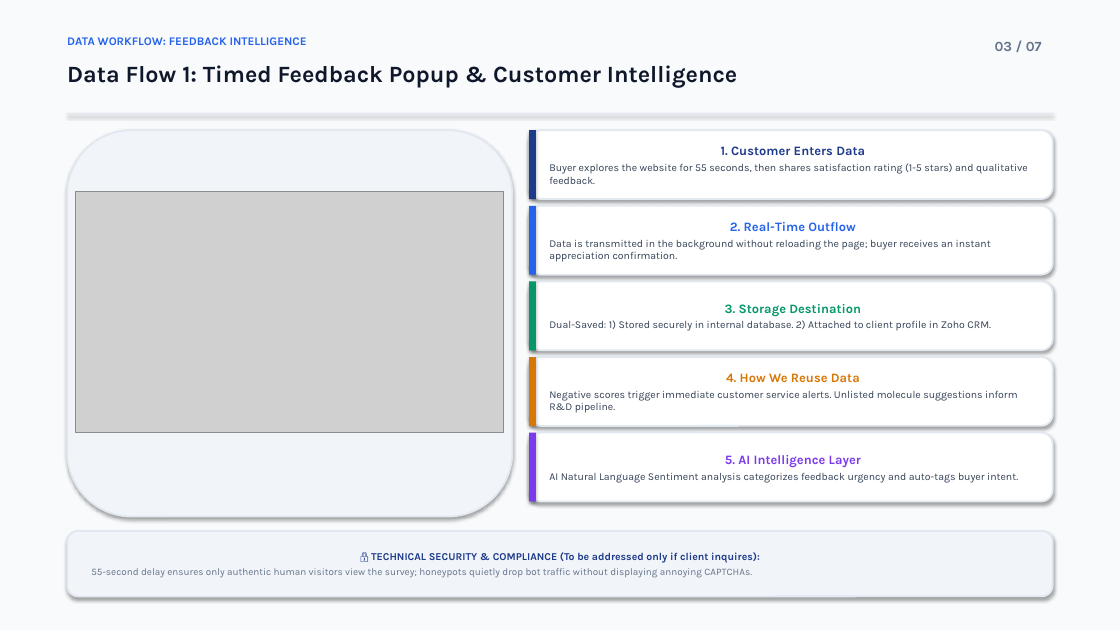
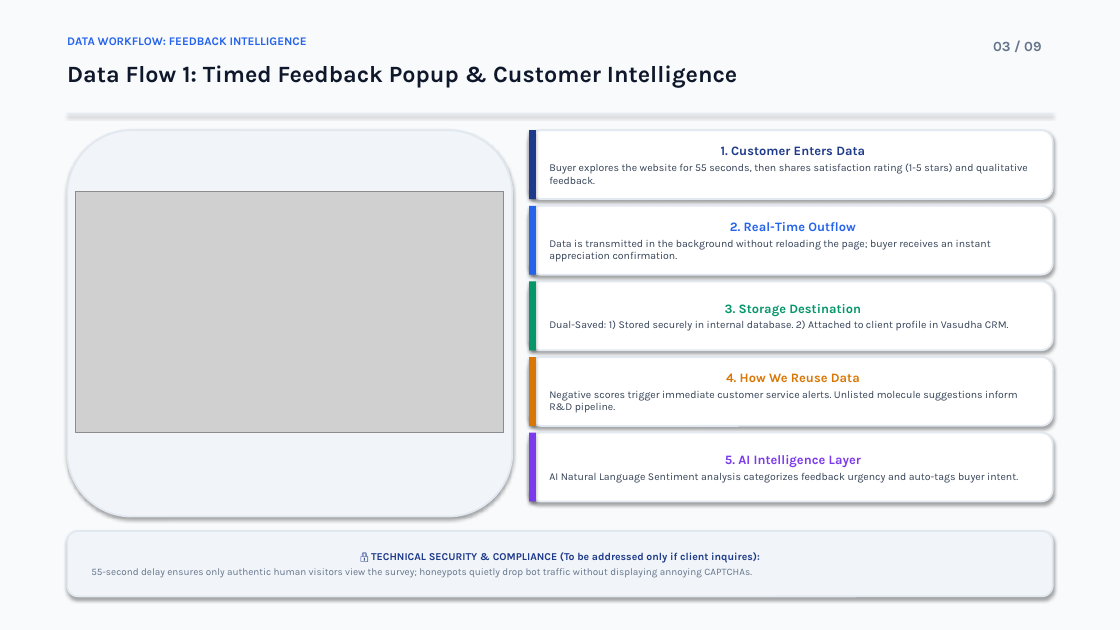
Before and after one commit to saikrishna-bethamcharla/vasudhapharma-green, a slide deck: slide 3 of Vasudha_Pharma_Corporate_Presentation.pptx. Drawn at 1120x630 pixels with LibreOffice and Linux fonts; fonts in the diff are those of the drawing; grey boxes stand for pictures. Boxes give left, top, right and bottom in pixels: in the first picture for what was removed or moved away, otherwise in the second. Text is boxed around its words. In the diff, an @@ line names an element or a change of style, - is before the commit and + after.

```diff
--- a/Vasudha_Pharma_Corporate_Presentation.pptx
+++ b/Vasudha_Pharma_Corporate_Presentation.pptx
@@ text at (993,42,1041,51): text changed @@
-03 / 07
+03 / 09
@@ text in rounded rectangle at (549,320,1009,331): text changed @@
-Dual-Saved: 1) Stored securely in internal database. 2) Attached to client profile in Zoho CRM.
+Dual-Saved: 1) Stored securely in internal database. 2) Attached to client profile in Vasudha CRM.
```
Also in this commit, not shown: 5 other slides changed, 2 slides added, 5 other files.
